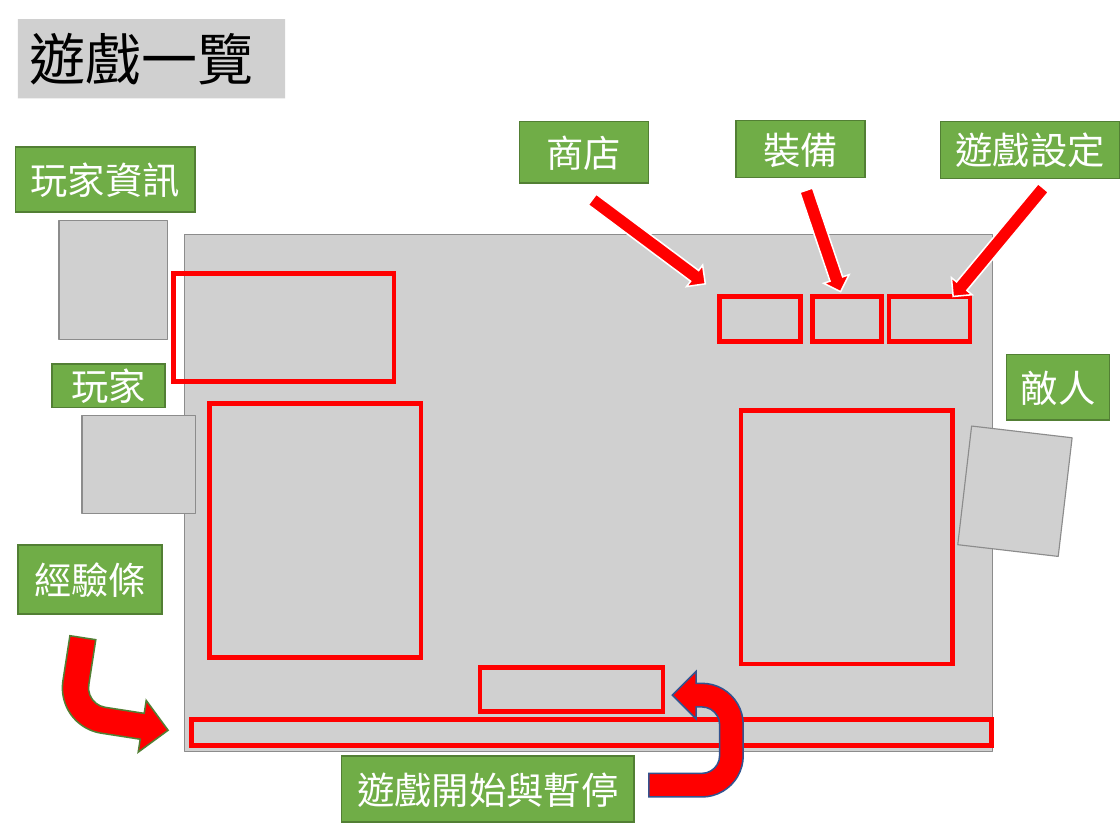
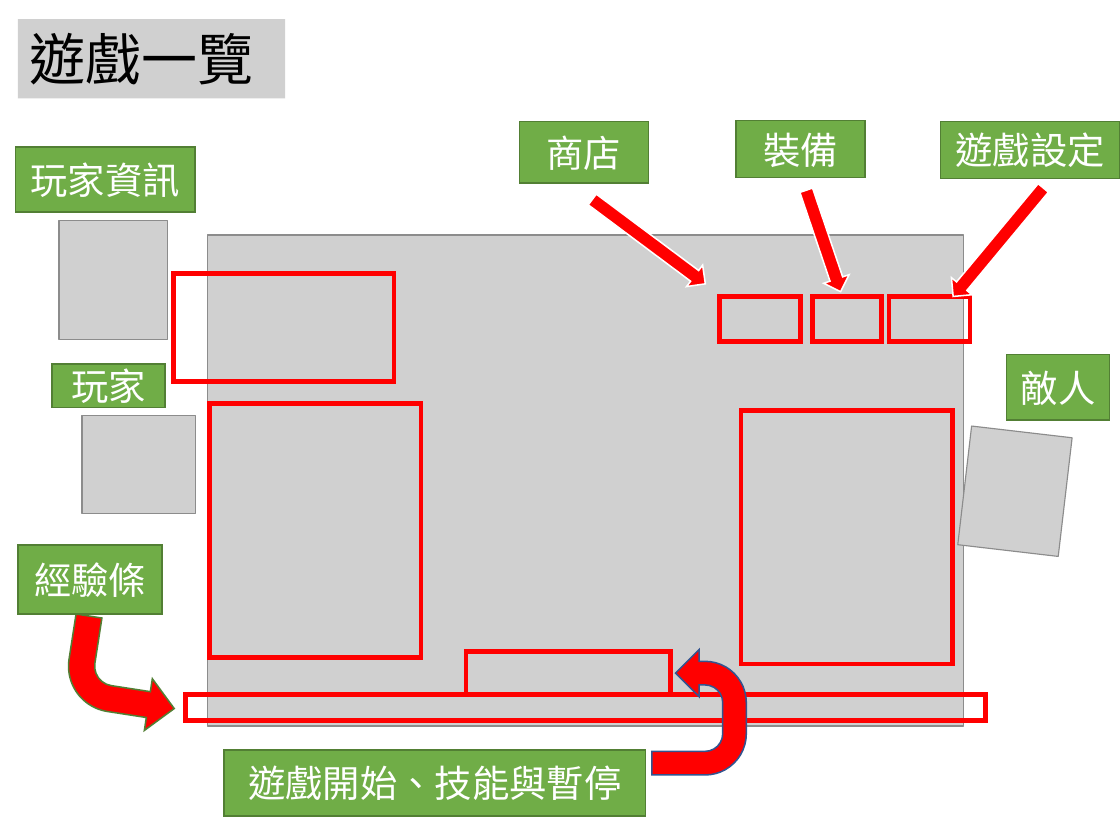
Before and after one commit to jonny030/RPG, a slide deck: slide 6 of 掛機 RPG 小遊戲.pptx (slide 5 before the commit). Drawn at 1120x840 pixels with LibreOffice and Linux fonts; fonts in the diff are those of the drawing; grey boxes stand for pictures; background and template pictures are left out. Boxes give left, top, right and bottom in pixels: in the first picture for what was removed or moved away, otherwise in the second. Text is boxed around its words. In the diff, an @@ line names an element or a change of style, - is before the commit and + after.

```diff
--- a/掛機 RPG 小遊戲.pptx
+++ b/掛機 RPG 小遊戲.pptx
@@ picture: place and size @@
-picture at [185, 234, 992, 752]
+picture at [207, 235, 963, 726]
@@ bent arrow: place and size @@
-bent arrow at [54, 636, 181, 756]
+bent arrow at [60, 614, 187, 734]
@@ rectangle: place and size @@
-rectangle at [480, 668, 663, 711]
+rectangle at [466, 651, 670, 694]
@@ uturn arrow: place and size @@
-uturn arrow at [648, 671, 743, 796]
+uturn arrow at [652, 650, 746, 775]
@@ rectangle: place and size @@
-rectangle at [192, 719, 991, 746]
+rectangle at [186, 694, 986, 721]
@@ rectangle "遊戲開始、技能與暫停": place and size @@
-rectangle "遊戲開始、技能與暫停" at [342, 756, 634, 822]
+rectangle "遊戲開始、技能與暫停" at [224, 750, 645, 816]
@@ text in rectangle at [248, 765, 621, 800]: text changed @@
-遊戲開始與暫停
+遊戲開始、技能與暫停
```
